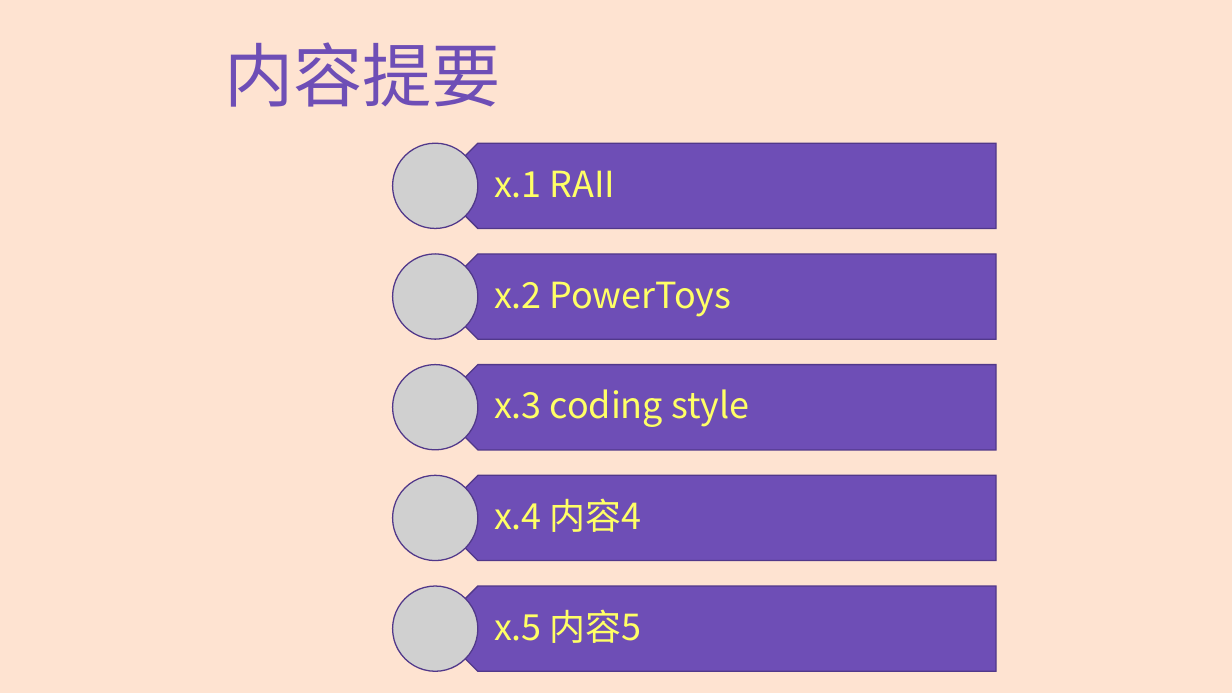
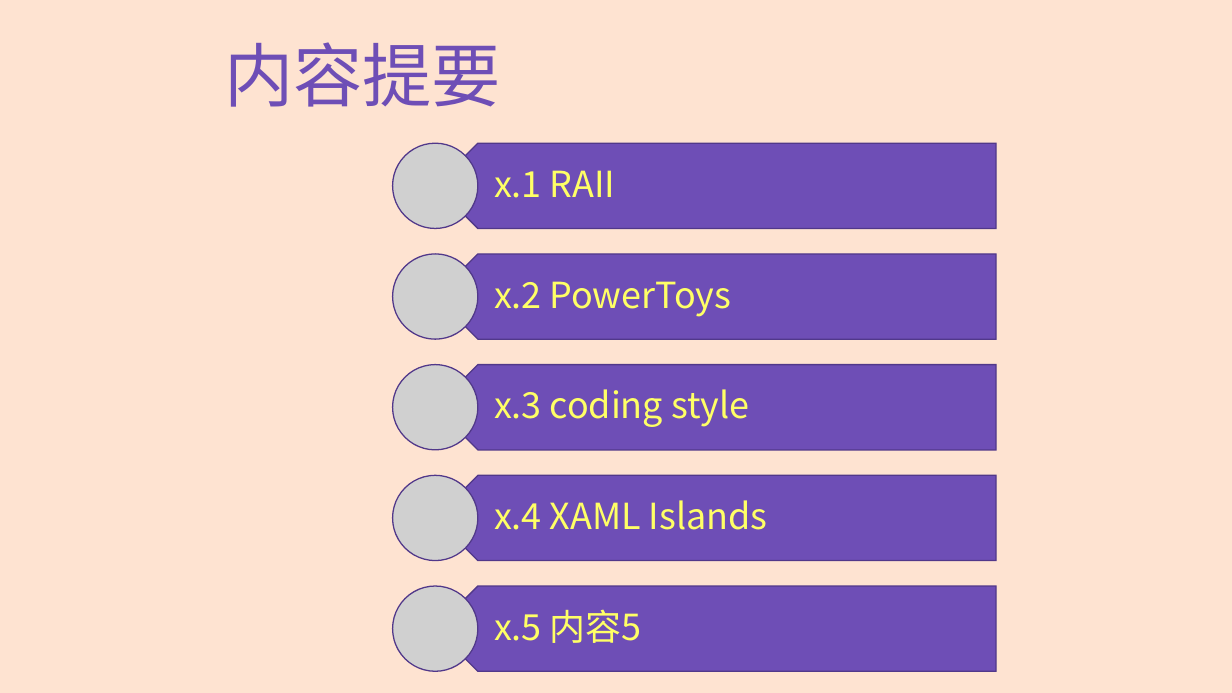
Before and after one commit to programming-windows/ppt, a slide deck: slide 3 of programmingWindows_extra.pptx. Drawn at 1232x693 pixels with LibreOffice and Linux fonts; fonts in the diff are those of the drawing; grey boxes stand for pictures. Boxes give left, top, right and bottom in pixels: in the first picture for what was removed or moved away, otherwise in the second. Text is boxed around its words. In the diff, an @@ line names an element or a change of style, - is before the commit and + after.

```diff
--- a/programmingWindows_extra.pptx
+++ b/programmingWindows_extra.pptx
@@ text at <box>494,500,768,530</box>: text changed @@
-x.4 内容4
+x.4 XAML Islands
```
Also in this commit, not shown: 1 other slide changed, 7 slides added.
